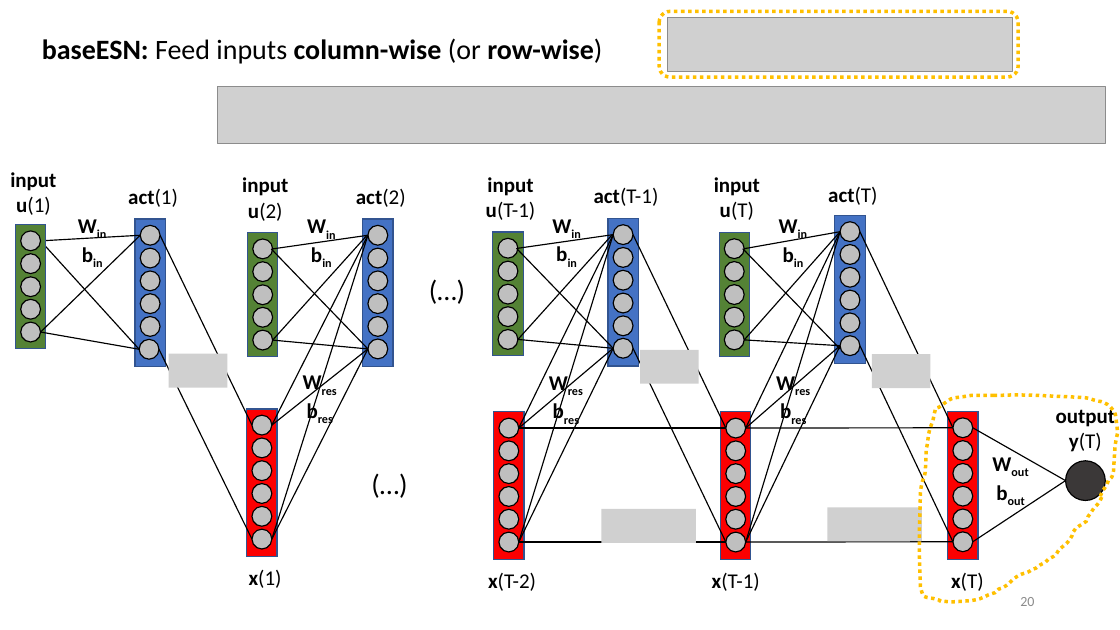
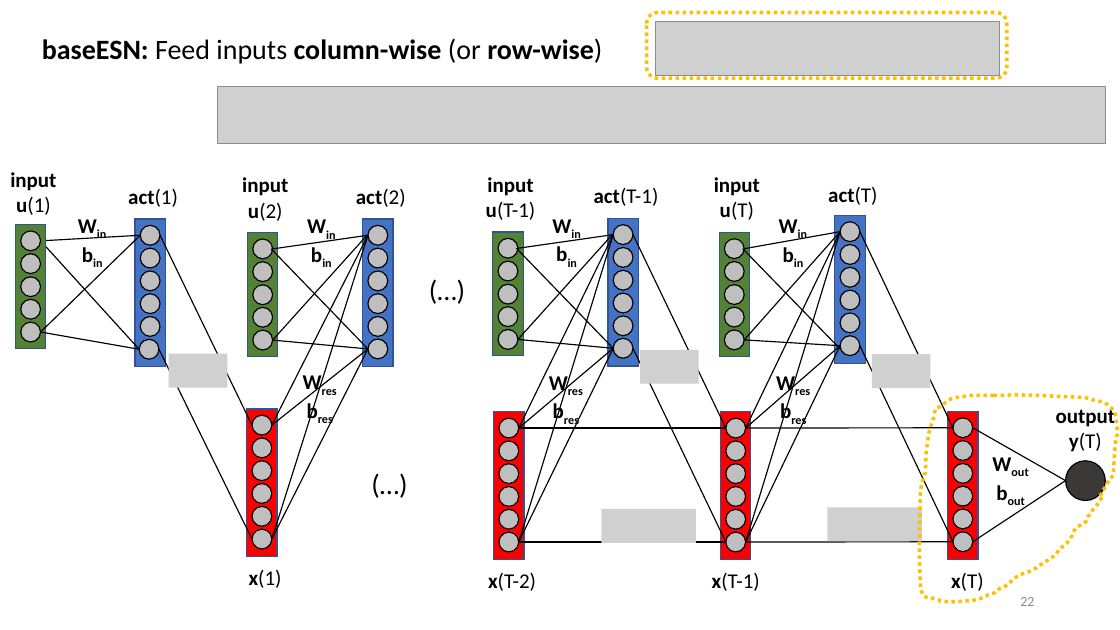
Before and after one commit to MarcoLandtHayen/EchoStateNetworks, a slide deck: slide 22 of ESN_ClassificationLRP_ENSO_OD-Talk.pptx (slide 20 before the commit). Drawn at 1120x630 pixels with LibreOffice and Linux fonts; fonts in the diff are those of the drawing; grey boxes stand for pictures. Boxes give left, top, right and bottom in pixels: in the first picture for what was removed or moved away, otherwise in the second. Text is boxed around its words. In the diff, an @@ line names an element or a change of style, - is before the commit and + after.

```diff
--- a/ESN_ClassificationLRP_ENSO_OD-Talk.pptx
+++ b/ESN_ClassificationLRP_ENSO_OD-Talk.pptx
@@ rounded rectangle: place and size @@
-rounded rectangle at [660, 12, 1018, 77]
+rounded rectangle at [647, 13, 1007, 78]
@@ picture: place and size @@
-picture at [668, 18, 1012, 71]
+picture at [655, 22, 1000, 76]
@@ page number at [1020, 597, 1034, 606]: text changed @@
-20
+22
```
Also in this commit, not shown: 18 other slides changed, 2 slides added, 1 slide removed.
